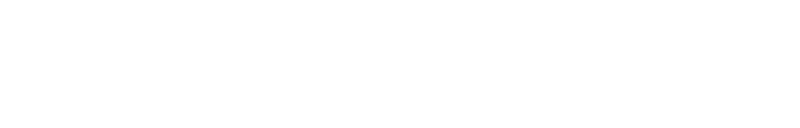
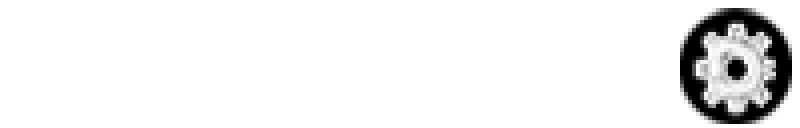
Two versions of the same layered image (800x128). Layer-by-layer changes:
added group "Aplay" with 2 layers above "Settings" over bbox(680, 8, 792, 124)
added layer "icons8-настройки-100" (1st of 2, in "Aplay") in group "Aplay" over bbox(680, 8, 792, 124)
